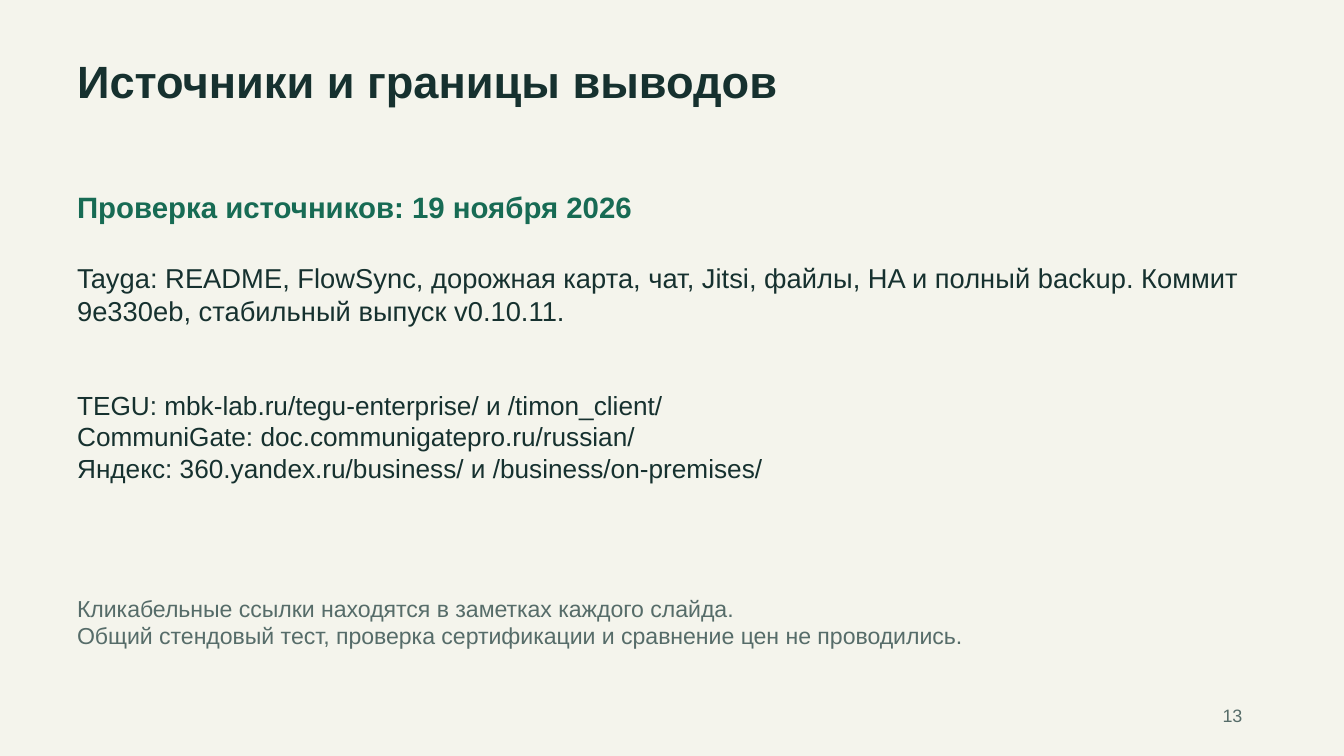
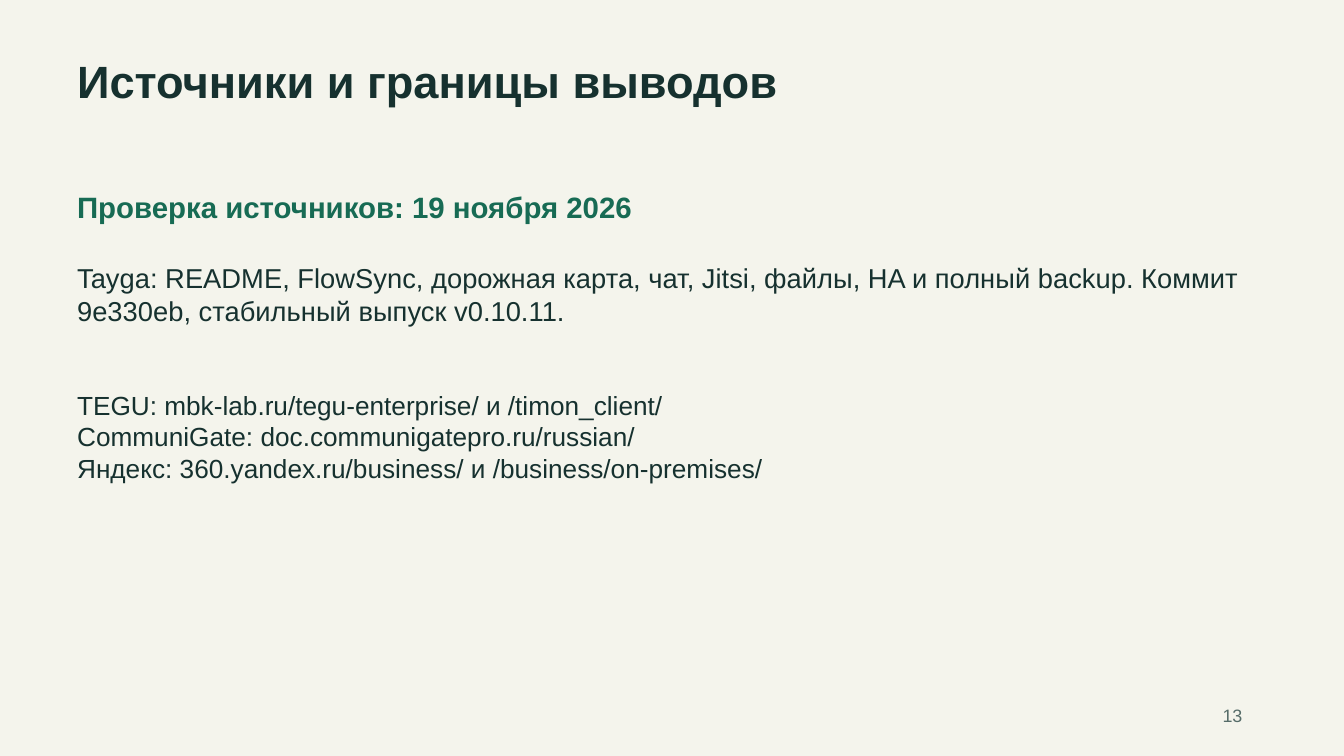
Before and after one commit to rkislov/tayga-mail-server, a slide deck: slide 13 of docs/presentations/tayga-competitors-2026-11-19.pptx. Drawn at 1344x756 pixels with LibreOffice and Linux fonts; fonts in the diff are those of the drawing. Boxes give left, top, right and bottom in pixels: in the first picture for what was removed or moved away, otherwise in the second. Text is boxed around its words. In the diff, an @@ line names an element or a change of style, - is before the commit and + after.

```diff
--- a/docs/presentations/tayga-competitors-2026-11-19.pptx
+++ b/docs/presentations/tayga-competitors-2026-11-19.pptx
@@ text removed at box(77, 600, 962, 649) @@
-Кликабельные ссылки находятся в заметках каждого слайда.
-Общий стендовый тест, проверка сертификации и сравнение цен не проводились.
```
Also in this commit, not shown: 9 other slides changed, 1 other file.
